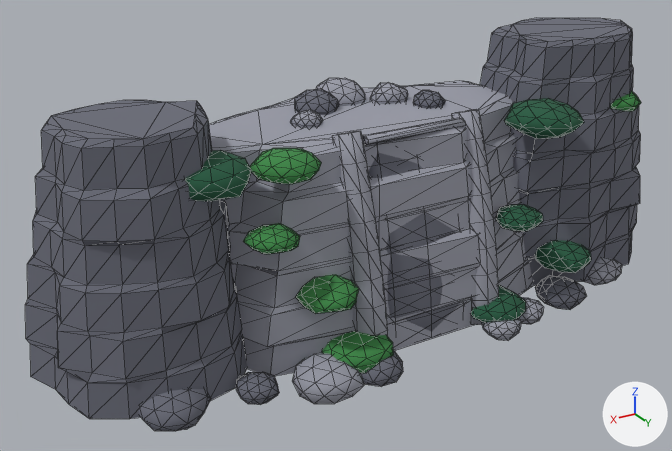
The glTF model client/assets/falls_cliff.glb: old version first, new version second.
The view is the same before and after, from a 50 mm camera at (39.3, 60.9, 37.1) aimed at (3.4, 1.0, 7.1). Every picture has the same lights, and +X, +Y and +Z are marked at lower right. The picture after the commit comes second. Mesh edges are drawn as thin lines. Vertices at exactly the same position are counted once.

In view in the first picture: 'wall'.
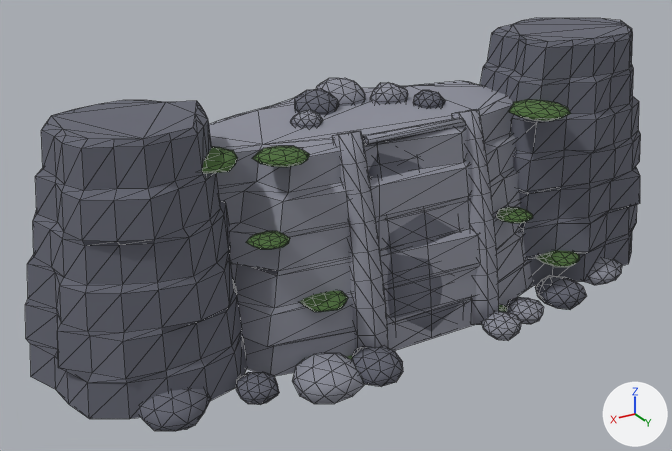
What differs and where, as boxes (x1, y1, x2, y2) in the pictures (672 x 451 px; the box of a moved part takes in the faces that stretch with it):
```json
{"object": "wall", "change": "reshaped, recoloured", "before": [25, 18, 641, 431], "after": [25, 18, 641, 431]}
{"part": 1, "of": "me_wall", "change": "moved or reshaped", "before": [504, 98, 584, 139], "after": [508, 99, 571, 121]}
{"part": 2, "of": "me_wall", "change": "moved or reshaped", "before": [322, 331, 393, 373], "after": [347, 355, 353, 360], "on screen": "mostly hidden afterwards"}
{"part": 3, "of": "me_wall", "change": "moved or reshaped", "before": [184, 148, 359, 313], "after": [246, 146, 507, 312]}
{"part": 4, "of": "me_wall", "change": "moved or reshaped", "before": [471, 204, 591, 323], "after": [201, 147, 533, 223]}
{"part": 5, "of": "me_wall", "change": "moved or reshaped", "before": [610, 91, 641, 111], "after": [536, 250, 580, 267]}
{"part": 6, "of": "me_wall", "change": "edited", "before": [209, 78, 622, 404], "after": [209, 78, 622, 404], "on screen": "looks the same"}
{"part": 7, "of": "me_wall", "change": "edited", "before": [25, 18, 641, 431], "after": [25, 18, 641, 431], "on screen": "looks the same"}
{"part": 8, "of": "me_wall", "change": "recoloured", "before": [184, 98, 591, 323], "after": [201, 99, 571, 223]}
{"part": 9, "of": "me_wall", "change": "recoloured", "before": [243, 91, 641, 373], "after": [246, 231, 580, 360]}
```

Edits to the scene script, one JSON object a line:
```json
{"op": "add", "block": "mat_moss", "code": ["mat_moss = principled_material('moss')", "mat_moss.base_color = (0.0762, 0.156, 0.0452)  # dark green #4e6e3c", "mat_moss.roughness = 1.0"]}
{"op": "add", "block": "mat_rock", "code": ["mat_rock = principled_material('rock')", "mat_rock.base_color = (0.27, 0.279, 0.332)  # grey #8e909c", "mat_rock.roughness = 1.0"]}
{"op": "add", "block": "mat_rock_dark", "code": ["mat_rock_dark = principled_material('rock_dark')", "mat_rock_dark.base_color = (0.133, 0.138, 0.175)  # grey #666874", "mat_rock_dark.roughness = 1.0"]}
{"block": "me_wall", "where": "me_wall.from_pydata(...)  # 1916 vertices, 3712 faces; spans x -29.3..28.5, y -9.5..13.4, z -1.5..21.0"}
{"block": "me_wall", "where": "# used by ob_wall; location = (0.0, 0.0, 0.0)"}
{"block": "me_wall", "change": "me_wall part 1: the loose piece of 42 vertices spanning x -15.2..-8.9, y 4.5..10.8, z 14.0..16.9 is scaled about its middle by (0.789, 0.789, 0.386), then moved by (0.0, -0.6, 0.5)"}
{"block": "me_wall", "change": "me_wall part 2: the loose piece of 42 vertices spanning x 4.0..9.6, y 7.2..12.5, z -0.1..2.5 is scaled about its middle by (0.789, 0.789, 0.386), then moved by (0.0, -0.6, -1.2)"}
{"block": "me_wall", "change": "me_wall part 3: 168 of 1916 vertices moved; they spanned x 6.8..19.1, y 1.8..11.6, z 4.9..16.6 and now span x -8.6..14.5, y 4.6..11.2, z -0.4..16.4; mean shift (-5.6, 0.6, -3.9); largest move (11.8, 9.4, 11.3) -> (-8.1, 10.1, 0.2)"}
{"block": "me_wall", "change": "me_wall part 4: 126 of 1916 vertices moved; they spanned x -17.5..-3.7, y 6.2..12.3, z -0.1..8.8 and now span x -24.1..18.4, y 1.9..9.8, z 7.7..16.5; mean shift (5.2, -3.3, 9.3); largest move (-7.7, 8.1, 7.6) -> (18.0, 2.9, 15.7)"}
{"block": "me_wall", "change": "me_wall part 5: 42 of 1916 vertices moved; they spanned x -24.7..-19.3, y 2.4..7.9, z 13.9..16.2 and now span x -17.0..-13.0, y 6.1..9.8, z 2.2..3.1; mean shift (7.0, 2.9, -12.3); largest move (-23.2, 5.9, 16.1) -> (-15.9, 8.5, 3.0)"}
{"block": "me_wall", "change": "me_wall part 6: all 1292 faces that had it switch from mat_stone (grey #9a9ca8) to mat_rock (grey #8e909c)"}
{"block": "me_wall", "change": "me_wall part 7: all 1620 faces that had it switch from mat_stone_dark (grey #6a6c78) to mat_rock_dark (grey #666874)"}
{"block": "me_wall", "change": "me_wall part 8: all 400 faces that had it switch from mat_grass_dark (dark green #265c42) to mat_moss (dark green #4e6e3c)"}
{"block": "me_wall", "change": "me_wall part 9: all 400 faces that had it switch from mat_grass (green #3e8948) to mat_moss (dark green #4e6e3c)"}
```
